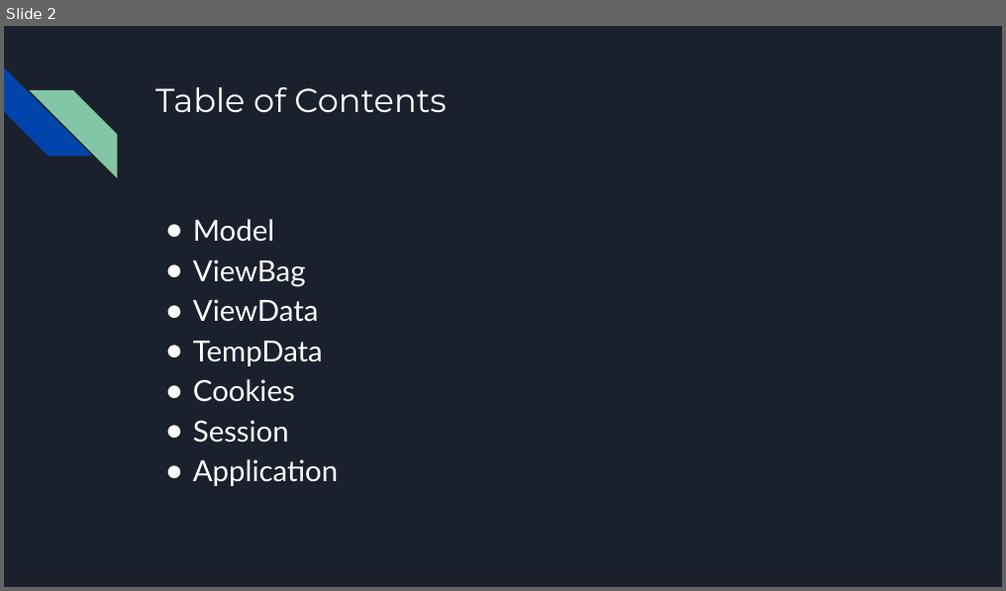
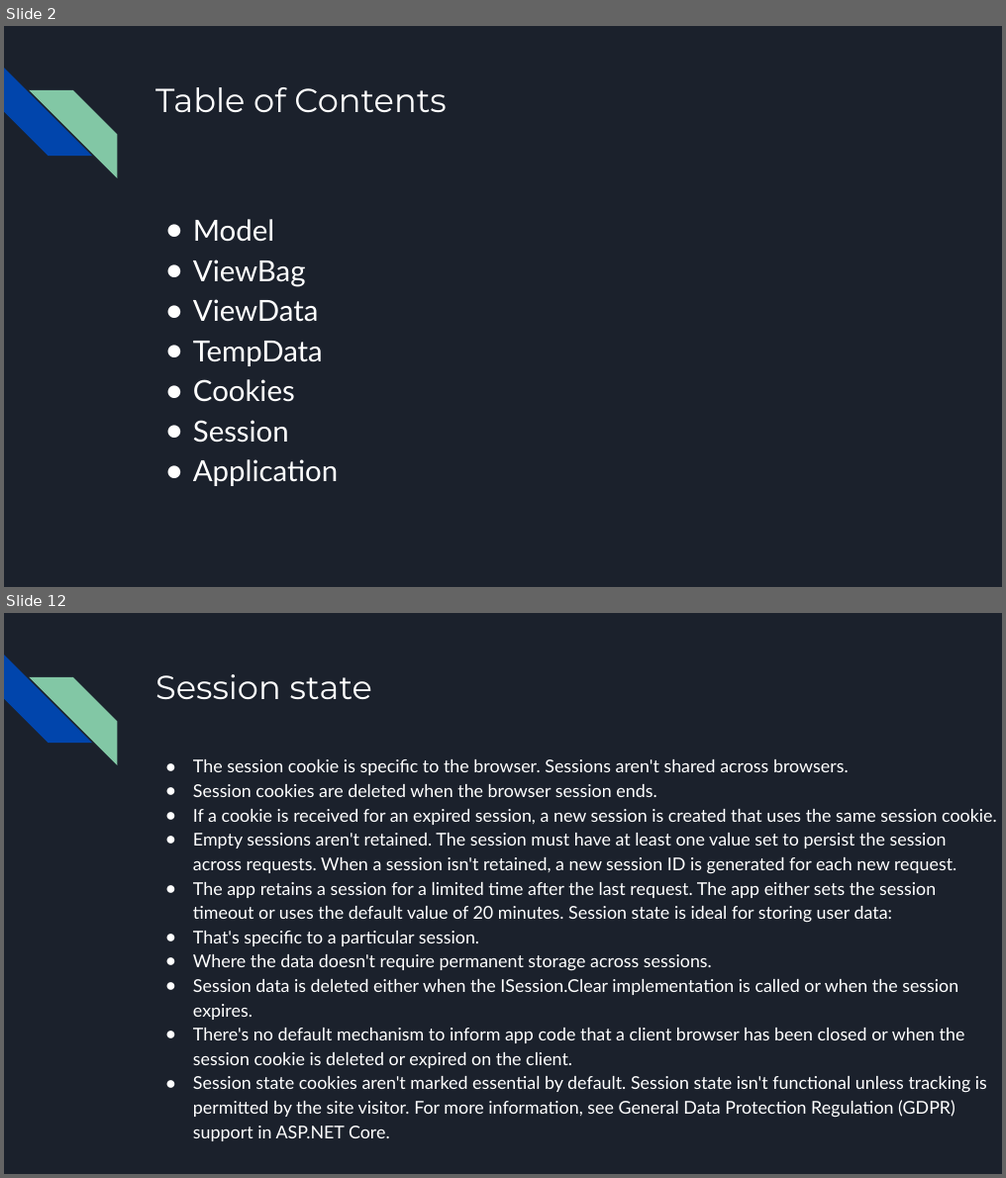
Before and after one commit to bulhard/Web-Programming, a slide deck: 00 Presentations/08 Storing Temporary Data.pptx. Shown one above the other, each under a label of ours: slide 2 before the commit, slides 2 and 12 after it; the slides between them are not shown. The pictures are 1006x591 and 1006x1178 pixels, drawn with LibreOffice and Linux fonts; fonts in the diff are those of the drawing. Boxes give left, top, right and bottom in pixels: in the first picture for what was removed or moved away, otherwise in the second. Text is boxed around its words. In the diff, an @@ line names an element or a change of style, - is before the commit and + after.

```diff
--- a/00 Presentations/08 Storing Temporary Data.pptx
+++ b/00 Presentations/08 Storing Temporary Data.pptx
@@ slide 12 added at box(4, 613, 1002, 1174), background #1B212C; not listed: 2 template elements that a slide beside it also shows @@
@@ title added at box(155, 674, 372, 700), 32 pt, text #FFFFFF @@
+Session state
@@ text added at box(193, 760, 997, 1142), 17 pt, text #FFFFFF @@
+● The session cookie is specific to the browser. Sessions aren't shared across browsers.
+● Session cookies are deleted when the browser session ends.
+● If a cookie is received for an expired session, a new session is created that uses the same session cookie.
+● Empty sessions aren't retained. The session must have at least one value set to persist the session across requests. When a session isn't retained, a new session ID is generated for each new request.
+● The app retains a session for a limited time after the last request. The app either sets the session timeout or uses the default value of 20 minutes. Session state is ideal for storing user data:
+● That's specific to a particular session.
+● Where the data doesn't require permanent storage across sessions.
+● Session data is deleted either when the ISession.Clear implementation is called or when the session expires.
+● There's no default mechanism to inform app code that a client browser has been closed or when the session cookie is deleted or expired on the client.
+● Session state cookies aren't marked essential by default. Session state isn't functional unless tracking is permitted by the site visitor. For more information, see General Data Protection Regulation (GDPR) support in ASP.NET Core.
```
Also in this commit, not shown: 2 slides changed, 15 other slides added, 1 slide removed, 7 other files.
